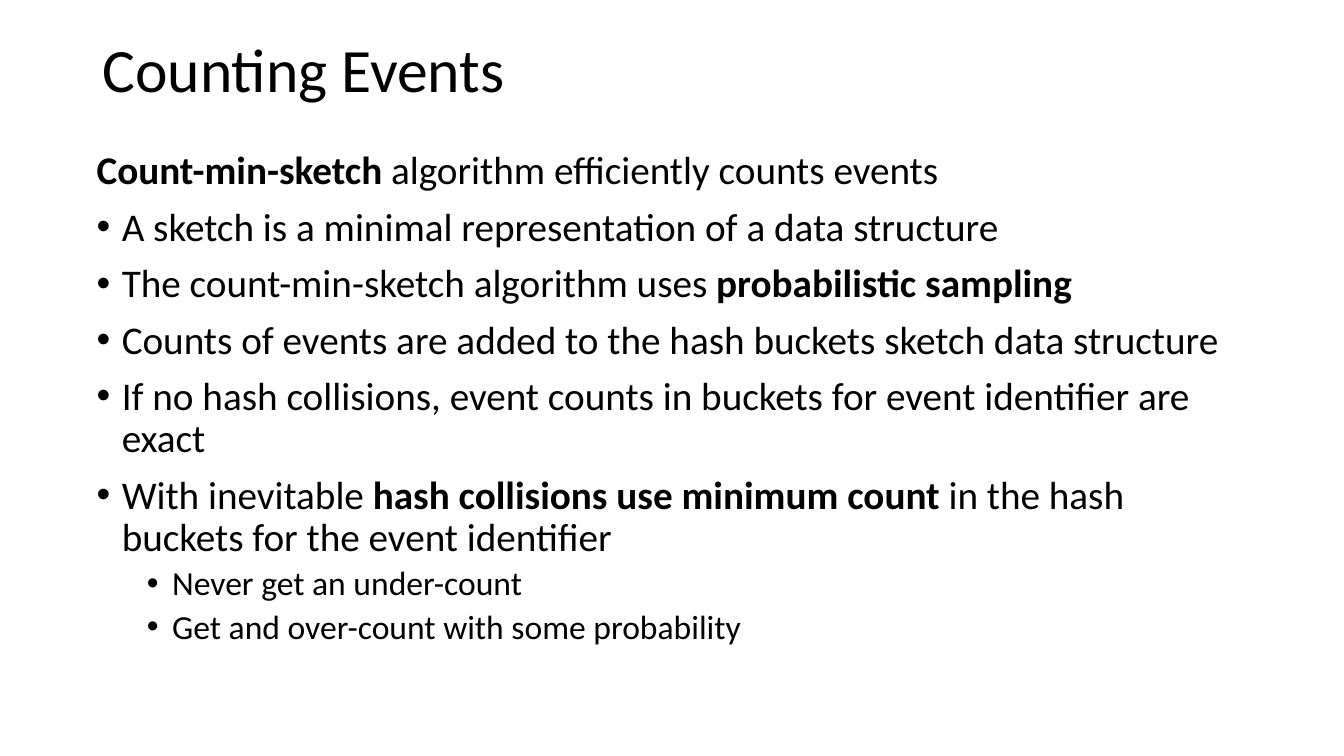
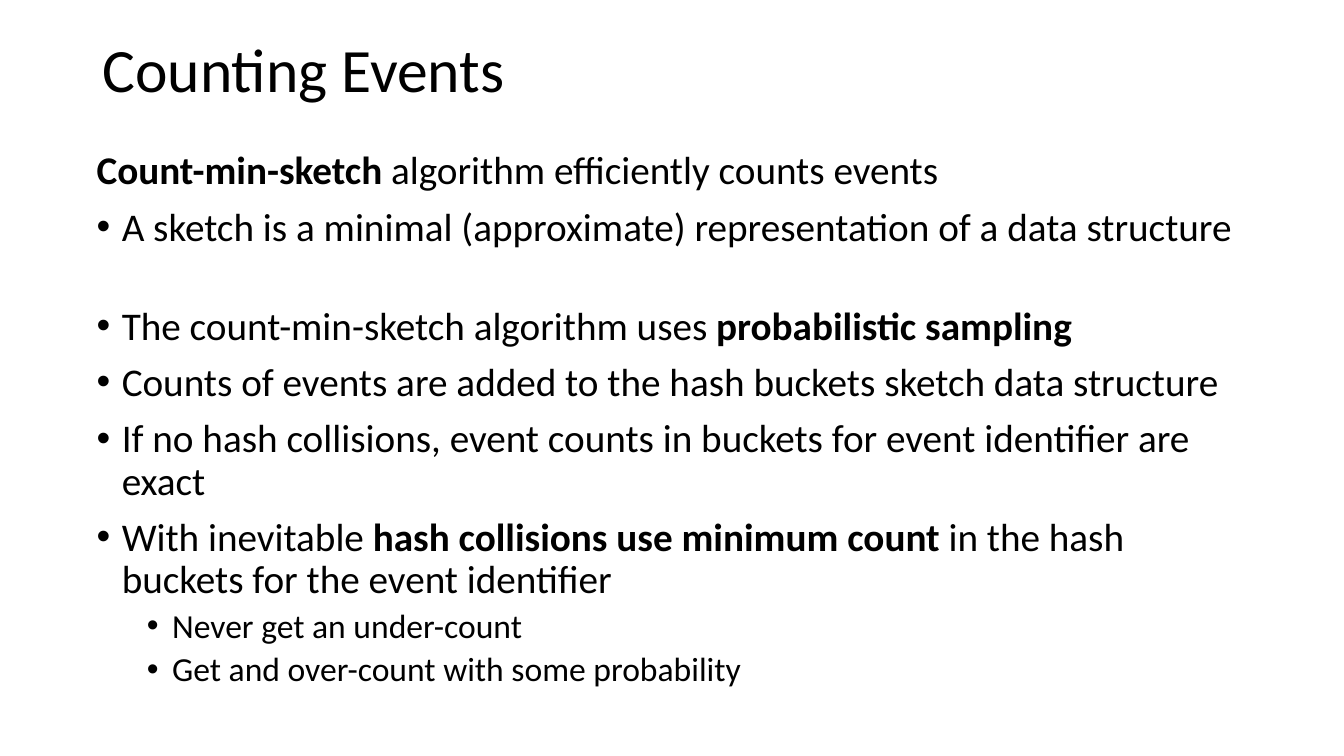
Before and after one commit to StephenElston/CSCI-E-108, a slide deck: slide 48 of slides/3_StreamingAnalytics.pptx (slide 49 before the commit). Drawn at 1344x756 pixels with LibreOffice and Linux fonts; fonts in the diff are those of the drawing. Boxes give left, top, right and bottom in pixels: in the first picture for what was removed or moved away, otherwise in the second. Text is boxed around its words. In the diff, an @@ line names an element or a change of style, - is before the commit and + after.

Commit message:
Corrected typos and fixed annimation errors

```diff
--- a/slides/3_StreamingAnalytics.pptx
+++ b/slides/3_StreamingAnalytics.pptx
@@ text at (122,212,1232,248): text changed @@
-• A sketch is a minimal representation of a data structure
+• A sketch is a minimal (approximate) representation of a data structure
```
Also in this commit, not shown: 9 other slides changed, 1 slide removed.
